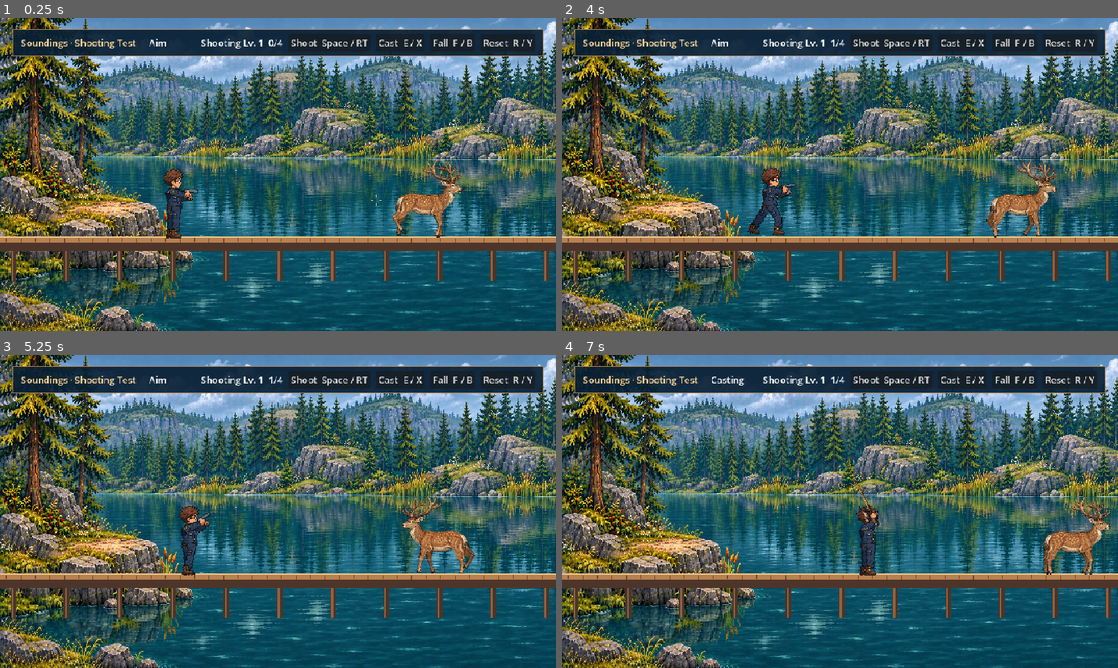
Above: before the commit, frames 1-4 (two rows, left to right).
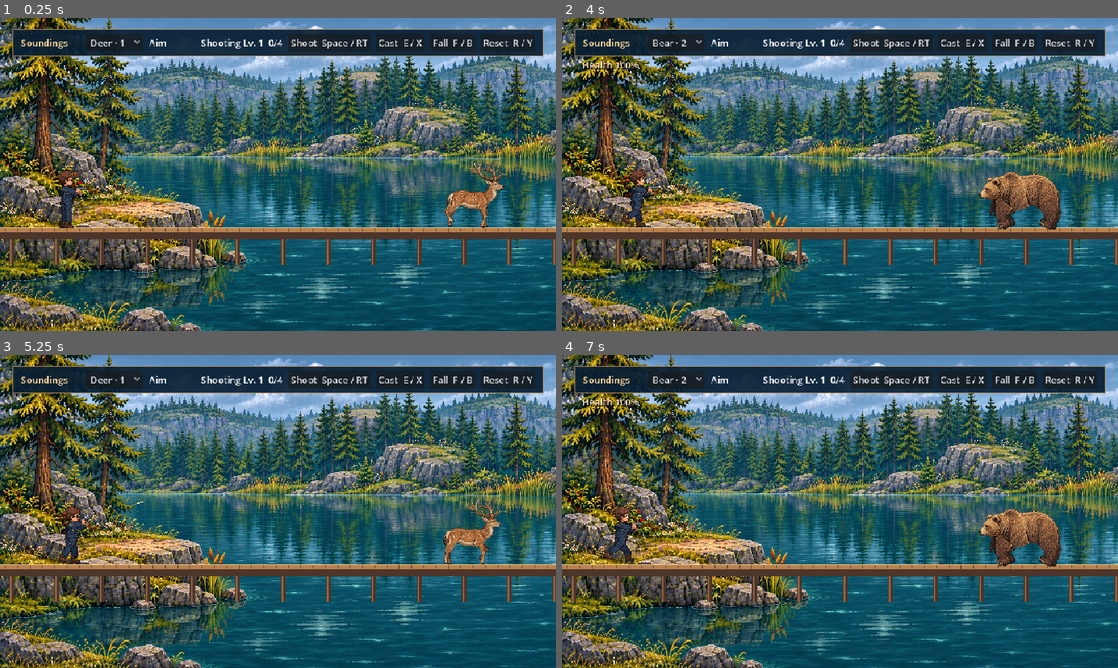
Above: after the commit, the same moments.

Repository: onurozdi/idlebattle
Game: Godot game, scene res://character_test.tscn
The game is run twice, just before and just after one commit, with the same random seed, the same clock (stepped at 60 frames per second) and the same inputs.
Inputs (mouse positions are in pixels of both pictures, inside the frame that each line leads up to):
- Up to frame 1 (0.25 s): no input
- Up to frame 2 (4 s): click "Shoot Space / RT" at 0.5 s; click "Cast E / X" at 1.25 s; click "Fall F / B" at 2 s; click "Reset R / Y" at 2.75 s; tap Enter at 3.5 s; move the mouse to (962, 158) at 3.52 s; hold Right from 3.53 s (still down); tap 1 at 3.6 s; click (962, 158) at 3.67 s; tap Space at 3.77 s; tap 2 at 3.8 s
- Up to frame 3 (5.25 s): move the mouse to (166, 527) at 4.27 s; release Right at 4.28 s; hold Left 4.28-5.03 s; tap 2 at 4.35 s; click (166, 527) at 4.42 s; tap Space at 4.52 s; tap 1 at 4.55, 5.1 s; move the mouse to (333, 442) at 5.02 s; hold Right from 5.03 s (still down); click (333, 442) at 5.17 s
- Up to frame 4 (7 s): tap 2 at 5.3, 5.85, 6.8 s; move the mouse to (812, 574) at 5.77 s; click (812, 574) at 5.92 s; tap Space at 6.02, 6.77 s; tap 1 at 6.05 s; move the mouse to (1006, 558) at 6.52 s; release Right at 6.53 s; hold Left from 6.53 s (still down); tap E at 6.6 s; click (1006, 558) at 6.67 s

The runs differ from the first frame. In frame 1, 64% of the frame differs, in the area x 0-100%, y 0-100%; in frame 2, 64%; in frame 3, 64%; in frame 4, 64%.

Commit message:
Add a bear encounter and twelve-metre deer alert range

Diff:
--- /dev/null
+++ b/godot/bear.gd
@@ -0,0 +1,176 @@
+extends "res://deer.gd"
+
+signal claw_hit(damage: int)
+
+const BEAR_SKIN := preload("res://bear_skin.gd")
+const SIGHT_RANGE := 12.0 * METRE
+const BODY_SHOT_DAMAGE := 2
+const HEAD_SHOT_DAMAGE := 50
+const CLAW_DAMAGE := 33
+const CHARGE_SPEED := 235.0
+const ATTACK_DISTANCE := 84.0
+const SWIPE_BEGIN := .52
+const SWIPE_END := .76
+const ATTACK_END := 1.34
+const UPPER_SOCKET := Vector2(-1.0, 32.0)
+const PAW_SOCKET := Vector2(3.0, 31.0)
+
+const FRONT_PROFILE := [
+	Vector4(-.34, 221, 339, 741), Vector4(0, 220, 339, 774),
+	Vector4(.25, 218, 336, 792), Vector4(.49, 216, 333, 812),
+	Vector4(.70, 218, 326, 829), Vector4(.86, 223, 320, 844),
+	Vector4(1.0, 227, 315, 857), Vector4(1.17, 228, 308, 868),
+	Vector4(1.39, 231, 305, 879), Vector4(1.61, 234, 320, 886),
+	Vector4(1.83, 235, 329, 895), Vector4(2.0, 239, 330, 904),
+]
+const REAR_PROFILE := [
+	Vector4(-.34, 61, 176, 740), Vector4(0, 60, 177, 773),
+	Vector4(.25, 62, 172, 794), Vector4(.49, 64, 165, 813),
+	Vector4(.70, 60, 154, 831), Vector4(.86, 57, 146, 845),
+	Vector4(1.0, 55, 137, 856), Vector4(1.17, 52, 130, 868),
+	Vector4(1.39, 55, 129, 879), Vector4(1.61, 56, 137, 887),
+	Vector4(1.83, 63, 141, 895), Vector4(2.0, 68, 144, 904),
+]
+
+var hunter_active := true
+var aggro := false
+var attack_time := -1.0
+var connected := false
+var previous_claw := Vector2.ZERO
+
+
+func _ready() -> void:
+	_part("body", Vector2(-5, -9), Vector2(111, 61), 13.0, 3)
+	_part("neck", Vector2(3, 0), Vector2(42, 41), 3.0, 3)
+	_part("head", Vector2(10, -1), Vector2(37, 25), 2.0, 4)
+	for leg in LEGS:
+		var near: bool = leg.begins_with("near")
+		var front: bool = leg.ends_with("front")
+		var layer := 2 if near else 1
+		_part(leg + "_upper", Vector2(0, 14), Vector2(20, 34), 1.8, layer, true)
+		_part(leg + "_lower", Vector2(1, 14), Vector2(15, 34), 1.1, layer, true)
+		var leg_skin := LEG_SKIN.new()
+		leg_skin.z_index = layer
+		leg_skin.configure_profile(FRONT_PROFILE if front else REAR_PROFILE, not near, BEAR_SKIN.BEAR_SCALE)
+		add_child(leg_skin)
+		leg_skins.append(leg_skin)
+	skin = BEAR_SKIN.new()
+	skin.z_index = 3
+	add_child(skin)
+	_make_health_meter()
+	reset_pose()
+
+
+func reset_pose() -> void:
+	aggro = false
+	hunter_active = true
+	attack_time = -1.0
+	connected = false
+	super.reset_pose()
+	facing = -1.0
+	_pose()
+	_update_skin()
+
+
+func _shot_damage(head_hit: bool) -> int:
+	return HEAD_SHOT_DAMAGE if head_hit else BODY_SHOT_DAMAGE
+
+
+func _foot_socket() -> Vector2:
+	return PAW_SOCKET
+
+
+func advance(delta: float, hunter_x: float) -> void:
+	if fallen:
+		super.advance(delta, hunter_x)
+		return
+	flinch = maxf(0.0, flinch - delta)
+	if pace:
+		_hunt(delta, hunter_x)
+	_pose()
+	if attack_time >= 0.0:
+		var claw: Vector2 = parts.near_front_lower.to_global(_flip(PAW_SOCKET))
+		if hunter_active and not connected and attack_time >= SWIPE_BEGIN and attack_time <= SWIPE_END:
+			# Swept distance to the character prevents missing fast paw contact between frames.
+			var center := Vector2(hunter_x, FEET_Y - 58.0)
+			var nearest := Geometry2D.get_closest_point_to_segment(center, previous_claw, claw)
+			if Rect2(center - Vector2(19, 39), Vector2(38, 78)).has_point(nearest):
+				connected = true
+				claw_hit.emit(CLAW_DAMAGE)
+		previous_claw = claw
+
+
+func _hunt(delta: float, hunter_x: float) -> void:
+	var separation := hunter_x - lane
+	var distance := absf(separation)
+	if hunter_active and distance <= SIGHT_RANGE and separation * facing >= 0.0:
+		aggro = true
+	if attack_time >= 0.0:
+		attack_time += delta
+		if attack_time >= ATTACK_END:
+			attack_time = -1.0
+		elif attack_time >= .43 and attack_time < SWIPE_END and separation * facing > 56.0:
+			lane = clampf(lane + facing * 64.0 * delta, RANGE_LEFT, RANGE_RIGHT)
+		return
+	var desired_speed := CHARGE_SPEED if aggro and hunter_active else 0.0
+	if desired_speed > 0.0:
+		facing = signf(separation) if distance > 1.0 else facing
+		var run_room := maxf(0.0, distance - ATTACK_DISTANCE + 1.0)
+		desired_speed = minf(desired_speed, sqrt(2.0 * BRAKING * run_room))
+		if distance <= ATTACK_DISTANCE:
+			speed = 0.0
+			attack_time = 0.0
+			connected = false
+			previous_claw = parts.near_front_lower.to_global(_flip(PAW_SOCKET))
+			return
+	speed = move_toward(speed, desired_speed, ACCELERATION * delta)
+	var next := clampf(lane + facing * speed * delta, RANGE_LEFT, RANGE_RIGHT)
+	step = fposmod(step + absf(next - lane) / lerpf(51.0, 122.0, smoothstep(40.0, CHARGE_SPEED, speed)), 1.0)
+	lane = next
+
+
+func _pose() -> void:
+	var running := smoothstep(0.0, CHARGE_SPEED, speed)
+	var stand := smoothstep(0.0, .39, attack_time) * (1.0 - smoothstep(.86, ATTACK_END, attack_time))
+	var swipe := smoothstep(.44, .71, attack_time)
+	var pitch := lerpf(sin(step * TAU) * .095 * running, -1.16, stand)
+	var root := Vector2(lane - facing * 7.0 * stand, FEET_Y - 70.0 - 29.0 * stand - 6.0 * running * absf(sin(step * TAU)))
+	root += hit_direction * sin(PI * flinch / FLINCH_TIME) * 3.4
+	health_meter.position = (root + Vector2(-43, -100 - stand * 19.0)).round()
+	var chest := root + _flip(((BEAR_SKIN.SOURCE_NECK - BEAR_SKIN.SOURCE_BODY) * BEAR_SKIN.BEAR_SCALE).rotated(pitch))
+	var neck_angle := pitch * .78
+	var skull := chest + _flip(((BEAR_SKIN.SOURCE_HEAD - BEAR_SKIN.SOURCE_NECK) * BEAR_SKIN.BEAR_SCALE).rotated(neck_angle))
+	_animate_part("body", root, pitch)
+	_animate_part("neck", chest, neck_angle)
+	_animate_part("head", skull, pitch * .24)
+	for i in LEGS.size():
+		var leg: String = LEGS[i]
+		var front := leg.ends_with("front")
+		var far := leg.begins_with("far")
+		var mount := Vector2((37.0 if front else -47.0) + (-4.0 if far else 3.0), 12.0).rotated(pitch)
+		var shoulder := root + _flip(mount)
+		var cycle := fposmod(step - WALK_CONTACT[i], 1.0)
+		var stride := hoof_cycle(cycle, .50, 110.0, 27.0) * running
+		var foot := Vector2((39.0 if front else -45.0) + (-6.0 if far else 3.0) + stride.x, FEET_Y + stride.y - shoulder.y)
+		var goal := foot - Vector2(mount.x, 0.0)
+		if front:
+			var reach := Vector2(23.0, -33.0).lerp(Vector2(65.0, 43.0), swipe)
+			if far:
+				reach *= Vector2(.68, .65)
+			goal = goal.lerp(reach, stand)
+		else:
+			goal.x = lerpf(goal.x, -24.0 - mount.x, stand)
+		_pose_paw(leg, shoulder, goal, front)
+
+
+func _pose_paw(leg: String, shoulder: Vector2, goal: Vector2, front: bool) -> void:
+	var upper_length := UPPER_SOCKET.length()
+	var lower_length := PAW_SOCKET.length()
+	var length := clampf(goal.length(), 3.0, upper_length + lower_length - .2)
+	var bend := acos(clampf((upper_length * upper_length + length * length - lower_length * lower_length) /
+		(2.0 * upper_length * length), -1.0, 1.0))
+	var upper_angle := goal.angle() - UPPER_SOCKET.angle() + (-bend if front else bend)
+	var elbow := UPPER_SOCKET.rotated(upper_angle)
+	var lower_angle := (goal.normalized() * length - elbow).angle() - PAW_SOCKET.angle()
+	_animate_part(leg + "_upper", shoulder, upper_angle)
+	_animate_part(leg + "_lower", shoulder + _flip(elbow), lower_angle)
--- /dev/null
+++ b/godot/bear_skin.gd
@@ -0,0 +1,26 @@
+extends "res://deer_skin.gd"
+
+const SOURCE_BODY := Vector2(246, 741)
+const SOURCE_NECK := Vector2(350, 734)
+const SOURCE_HEAD := Vector2(399, 730)
+const BEAR_SCALE := .40
+
+const BEAR_BELLY := [
+	Vector2(54, 811), Vector2(77, 815), Vector2(101, 828), Vector2(126, 832),
+	Vector2(152, 830), Vector2(177, 816), Vector2(200, 805), Vector2(224, 808),
+	Vector2(247, 820), Vector2(273, 826), Vector2(298, 822), Vector2(323, 804),
+	Vector2(348, 787), Vector2(373, 779), Vector2(399, 778), Vector2(425, 775),
+	Vector2(451, 768), Vector2(486, 765),
+]
+
+
+func _ready() -> void:
+	bind_body = SOURCE_BODY
+	bind_neck = SOURCE_NECK
+	bind_head = SOURCE_HEAD
+	scale_factor = BEAR_SCALE
+	_build(BEAR_BELLY, 626.0)
+
+
+func _skin_weights(pixel: Vector2) -> Vector2:
+	return Vector2(smoothstep(303.0, 385.0, pixel.x), smoothstep(355.0, 438.0, pixel.x))
--- a/godot/character.gd
+++ b/godot/character.gd
@@ -39,7 +39,9 @@
 var fallen := false
 var cast_time := -1.0
 var walk_time := 0.0
-var anchor_x := 300.0
+const START_X := 135.0
+const STAGE_RIGHT := 1407.0
+var anchor_x := START_X
 var move_speed := 0.0
 var cast_has_line := false
 var cast_landing := Vector2.ZERO
@@ -155,7 +157,7 @@
 		elif absf(aim.x - anchor_x) > 14.0 and not cast_has_line:
 			facing = signf(aim.x - anchor_x)
 		move_speed = move_toward(move_speed, movement * 155.0, delta * 930)
-		anchor_x = clampf(anchor_x + move_speed * delta, 32, 925)
+		anchor_x = clampf(anchor_x + move_speed * delta, 32, STAGE_RIGHT)
 	else:
 		move_speed = 0.0
 		cast_time += delta
@@ -236,7 +238,7 @@
 	rod.scale.x = .245 * facing
 	tip = rod.to_global(Vector2(428, -58)) - global_position
 	if cast_time >= .49 and not cast_has_line:
-		cast_landing = Vector2(clampf(anchor_x + facing * 260, 24, 936), 467)
+		cast_landing = Vector2(clampf(anchor_x + facing * 260, 24, STAGE_RIGHT + 10), 467)
 		cast_has_line = true
 	if cast_has_line and cast_time >= 0.0:
 		var flight := clampf((cast_time - .49) / (CAST_LENGTH - .49), 0.0, 1.0)
@@ -322,7 +324,7 @@
 	fallen = false
 	cast_time = -1.0
 	cast_has_line = false
-	anchor_x = 300
+	anchor_x = START_X
 	move_speed = 0
 	recoil = 0.0
 	last_pose.clear()
--- a/godot/character_test.gd
+++ b/godot/character_test.gd
@@ -2,22 +2,32 @@
 
 const CHARACTER := preload("res://character.gd")
 const DEER := preload("res://deer.gd")
+const BEAR := preload("res://bear.gd")
 const SHOT_RANGE := preload("res://shot_range.gd")
 const LAKE := preload("res://assets/lake.webp")
 const DECK_Y := 378.0
 const HITS_PER_LEVEL := 4
+const STAGE_WIDTH := 1440.0
+const VIEW_ZOOM := .85
+const HALF_VIEW := 480.0 / VIEW_ZOOM
 
 var actor: Node2D
-var deer: Node2D
+var animal: Node2D
 var shot_range: Node2D
+var camera: Camera2D
+var target_picker: OptionButton
+var player_health_label: Label
+var bear_selected := false
+var player_health := 100
+var mouse_aim := false
 var pad_buttons: Dictionary = {}
 var aim_point := Vector2(650, 315)
 var fire_pending := false
 var shot_cooldown := 0.0
 var deck_blocks := [
-	Rect2(0, DECK_Y, 960, 162),
+	Rect2(0, DECK_Y, STAGE_WIDTH, 162),
 	Rect2(-20, 205, 20, 260),
-	Rect2(960, 205, 20, 260),
+	Rect2(STAGE_WIDTH, 205, 20, 260),
 ]
 var status: Label
 var skill_status: Label
@@ -37,18 +47,23 @@
 
 	actor = CHARACTER.new()
 	add_child(actor)
-	deer = DEER.new()
-	add_child(deer)
+	camera = Camera2D.new()
+	camera.zoom = Vector2.ONE * VIEW_ZOOM
+	camera.position = Vector2(HALF_VIEW, 270.0)
+	add_child(camera)
 	shot_range = SHOT_RANGE.new()
 	shot_range.z_index = 15
 	add_child(shot_range)
 	shot_range.live_target_hit.connect(_train_shooting)
 	_make_controls()
+	_select_target(0)
 	if "--self-test" in OS.get_cmdline_user_args():
 		_self_test.call_deferred()
 
 
 func _physics_process(delta: float) -> void:
+	if mouse_aim:
+		aim_point = get_global_mouse_position()
 	var movement := float(Input.is_physical_key_pressed(KEY_RIGHT) or Input.is_physical_key_pressed(KEY_D))
 	movement -= float(Input.is_physical_key_pressed(KEY_LEFT) or Input.is_physical_key_pressed(KEY_A))
 	for pad: int in Input.get_connected_joypads():
@@ -57,6 +72,7 @@
 			movement = axis
 		var look := Vector2(Input.get_joy_axis(pad, JOY_AXIS_RIGHT_X), Input.get_joy_axis(pad, JOY_AXIS_RIGHT_Y))
 		if look.length() > .26:
+			mouse_aim = false
 			aim_point = actor.parts.torso.position + look.normalized() * 340
 		for control in [JOY_BUTTON_X, JOY_BUTTON_B, JOY_BUTTON_Y]:
 			var key := Vector2i(pad, control)
@@ -71,21 +87,34 @@
 		pad_buttons[trigger] = firing
 	actor.aim = aim_point
 	actor.advance(delta, movement)
-	deer.advance(delta, actor.anchor_x)
+	camera.position.x = move_toward(camera.position.x,
+		clampf(actor.anchor_x + 180.0, HALF_VIEW, STAGE_WIDTH - HALF_VIEW), delta * 335.0)
+	if bear_selected:
+		animal.hunter_active = not actor.fallen
+	animal.advance(delta, actor.anchor_x)
 	shot_cooldown = maxf(0.0, shot_cooldown - delta)
 	if fire_pending:
 		fire_pending = false
 		if not actor.fallen and actor.cast_time < 0.0 and shot_cooldown <= 0.0:
 			_fire()
 	shot_range.advance(delta)
-	status.text = "Ragdoll" if actor.fallen else ("Casting" if actor.cast_time >= 0.0 else ("Deer down" if deer.fallen else "Aim"))
+	if actor.fallen:
+		status.text = "Player down" if player_health == 0 else "Ragdoll"
+	elif animal.fallen:
+		status.text = "Bear down" if bear_selected else "Deer down"
+	elif bear_selected and animal.aggro:
+		status.text = "Claw swipe" if animal.attack_time >= 0.0 else "Charging"
+	else:
+		status.text = "Casting" if actor.cast_time >= 0.0 else "Aim"
 	queue_redraw()
 
 
 func _unhandled_input(event: InputEvent) -> void:
 	if event is InputEventMouseMotion:
+		mouse_aim = true
 		aim_point = get_global_mouse_position()
 	if event is InputEventMouseButton and event.button_index == MOUSE_BUTTON_LEFT and event.pressed:
+		mouse_aim = true
 		aim_point = get_global_mouse_position()
 		_command("fire")
 	if event is InputEventKey and event.pressed and not event.echo:
@@ -94,6 +123,8 @@
 			KEY_F: _command("fall")
 			KEY_R: _command("reset")
 			KEY_SPACE: _command("fire")
+			KEY_1: _select_target(0)
+			KEY_2: _select_target(1)
 
 
 func _command(command: String) -> void:
@@ -105,10 +136,42 @@
 			fire_pending = true
 		"reset":
 			actor.reset_pose()
-			deer.reset_pose()
+			animal.reset_pose()
+			camera.position.x = HALF_VIEW
+			player_health = 100
+			_update_player_health()
+			mouse_aim = false
+			aim_point = animal.parts.body.global_position
 			shot_range.clear()
 			fire_pending = false
 			shot_cooldown = 0.0
+
+
+func _select_target(index: int) -> void:
+	if is_instance_valid(animal):
+		remove_child(animal)
+		animal.queue_free()
+	bear_selected = index == 1
+	target_picker.select(index)
+	animal = BEAR.new() if bear_selected else DEER.new()
+	add_child(animal)
+	if bear_selected:
+		animal.claw_hit.connect(_take_claw_damage)
+	_command("reset")
+
+
+func _take_claw_damage(damage: int) -> void:
+	if actor.fallen:
+		return
+	player_health = maxi(0, player_health - damage)
+	_update_player_health()
+	if player_health == 0:
+		actor.fall()
+
+
+func _update_player_health() -> void:
+	player_health_label.text = "Health %d%%" % player_health
+	player_health_label.visible = bear_selected
 
 
 func _fire() -> void:
@@ -158,10 +221,16 @@
 	row.add_theme_constant_override("separation", 10)
 	bar.add_child(row)
 	var title := Label.new()
-	title.text = "Soundings · Shooting Test"
+	title.text = "Soundings"
 	title.add_theme_color_override("font_color", Color("#ffd698"))
 	title.size_flags_horizontal = Control.SIZE_EXPAND_FILL
 	row.add_child(title)
+	target_picker = OptionButton.new()
+	target_picker.add_item("Deer · 1", 0)
+	target_picker.add_item("Bear · 2", 1)
+	target_picker.focus_mode = Control.FOCUS_NONE
+	target_picker.item_selected.connect(_select_target)
+	row.add_child(target_picker)
 	status = Label.new()
 	status.custom_minimum_size.x = 80
 	row.add_child(status)
@@ -169,6 +238,13 @@
 	skill_status.custom_minimum_size.x = 109
 	row.add_child(skill_status)
 	_update_skill_status()
+	player_health_label = Label.new()
+	player_health_label.position = Vector2(35, 69)
+	player_health_label.add_theme_color_override("font_color", Color("#ffe3b9"))
+	player_health_label.add_theme_color_override("font_shadow_color", Color("#10141b"))
+	player_health_label.add_theme_constant_override("shadow_offset_x", 1)
+	player_health_label.add_theme_constant_override("shadow_offset_y", 2)
+	layer.add_child(player_health_label)
 	for option in [["Shoot  Space / RT", "fire"], ["Cast  E / X", "cast"], ["Fall  F / B", "fall"], ["Reset  R / Y", "reset"]]:
 		var button := Button.new()
 		button.text = option[0]
@@ -178,15 +254,15 @@
 
 
 func _draw() -> void:
-	draw_texture_rect(LAKE, Rect2(0, 0, 960, 540), false)
+	draw_texture_rect(LAKE, Rect2(0, -51, STAGE_WIDTH, 642), false)
 	var deck: Rect2 = deck_blocks[0]
-	for x in range(18, 960, 92):
+	for x in range(18, int(STAGE_WIDTH), 92):
 		draw_rect(Rect2(x, DECK_Y, 10, 76), Color("#4b3429"))
 		draw_rect(Rect2(x + 2, DECK_Y, 3, 75), Color("#8e6242"))
 	draw_rect(Rect2(deck.position, Vector2(deck.size.x, 24)), Color("#4e352a"))
 	draw_rect(Rect2(deck.position, Vector2(deck.size.x, 10)), Color("#b8814f"))
 	draw_line(deck.position, deck.position + Vector2(deck.size.x, 0), Color("#eac78b"), 2)
-	for x in range(11, 958, 25):
+	for x in range(11, int(STAGE_WIDTH) - 2, 25):
 		draw_line(Vector2(x, DECK_Y + 2), Vector2(x, DECK_Y + 9), Color("#6e492f"))
 	if actor != null and not actor.fallen and actor.weapon.visible:
 		var at := aim_point.round()
@@ -197,6 +273,7 @@
 
 
 func _self_test() -> void:
+	var deer := animal
 	var ticks := Engine.physics_ticks_per_second / 60
 	actor.cast()
 	for step in 20 * ticks:
@@ -344,29 +421,34 @@
 		push_error("Only the oldest entry mark should be dropped when the limit is exceeded.")
 		get_tree().quit(1)
 		return
-	if not _check_deer_leg_skins():
+	if not _check_deer_leg_skins(deer):
 		push_error("A folded leg has a break at the joint.")
 		get_tree().quit(1)
 		return
-	var gait_error := _check_deer_gait()
+	var gait_error := _check_deer_gait(deer)
 	if not gait_error.is_empty():
 		push_error(gait_error)
 		get_tree().quit(1)
 		return
-	if not _check_deer_leg_skins():
+	if not _check_deer_leg_skins(deer):
 		push_error("A running leg has a break at the joint.")
 		get_tree().quit(1)
 		return
-	print("Shooting test passed: damage, skill, 32 marks, gravity collapse, six-metre alert, hit-triggered escape and hoof contact.")
+	var bear_error := await _check_bear()
+	if not bear_error.is_empty():
+		push_error(bear_error)
+		get_tree().quit(1)
+		return
+	print("Shooting test passed: deer 12 m alert, bear detection, 50 body hits, 2 head hits and 33% per claw swipe.")
 	get_tree().quit()
 
 
-func _check_deer_gait() -> String:
+func _check_deer_gait(deer: Node2D) -> String:
 	var dt := 1.0 / Engine.physics_ticks_per_second
 	deer.reset_pose()
 	deer.advance(dt, deer.lane - DEER.ALERT_DISTANCE - .5)
 	if deer.alarm > 0.0:
-		return "The deer ran from a player outside the six-metre radius."
+		return "The deer ran from a player outside the twelve-metre radius."
 	deer.reset_pose()
 	var observer: float = deer.lane - DEER.ALERT_DISTANCE + .5
 	for tick in Engine.physics_ticks_per_second / 2:
@@ -390,7 +472,7 @@
 	return ""
 
 
-func _check_deer_leg_skins() -> bool:
+func _check_deer_leg_skins(deer: Node2D) -> bool:
 	deer._update_skin()
 	var row := DEER.LEG_SKIN.KNEE_ROW
 	for i in DEER.LEGS.size():
@@ -408,3 +490,58 @@
 		if center.distance_to(deer.to_local(knee.global_position)) > .01:
 			return false
 	return true
+
+
+func _check_bear() -> String:
+	var dt := 1.0 / Engine.physics_ticks_per_second
+	_select_target(1)
+	var bear := animal
+	bear.advance(dt, bear.lane - BEAR.SIGHT_RANGE - 1.0)
+	bear.advance(dt, bear.lane + 100.0)
+	if bear.aggro:
+		return "The bear saw the player outside its sight range or behind it."
+	bear.advance(dt, bear.lane - BEAR.SIGHT_RANGE + .5)
+	if not bear.aggro or bear.speed <= 0.0:
+		return "The bear did not chase a visible player within twelve metres."
+	bear.pace = false
+	var torso: RigidBody2D = bear.parts.body
+	for hit in range(1, 50):
+		bear.receive_shot(torso, torso.global_position, Vector2.LEFT)
+		if bear.health != 100 - hit * 2 or bear.fallen:
+			return "Bear body-hit damage is incorrect after hit %s." % hit
+	shot_range.shoot(torso.global_position + Vector2(170, -8), Vector2.LEFT)
+	for frame in 16:
+		await get_tree().process_frame
+	if not bear.fallen or bear.health != 0 or bear.marks.size() != 32:
+		return "The fiftieth body shot must kill the bear without exceeding 32 marks."
+	_command("reset")
+	bear.pace = false
+	for head_hit in range(1, 3):
+		var head: Node2D = bear.parts.head.get_node("HurtShape")
+		shot_range.shoot(head.global_position - Vector2(135, 0), Vector2.RIGHT)
+		for frame in 12:
+			await get_tree().process_frame
+		if bear.health != 100 - head_hit * 50 or bear.fallen != (head_hit == 2):
+			return "Bear head hits must remove 50 percent of maximum health."
+	_command("reset")
+	bear.pace = true
+	actor.anchor_x = bear.lane - 82.0
+	for frame in 26:
+		await get_tree().process_frame
+	actor.anchor_x = bear.lane - 190.0
+	for frame in 24:
+		await get_tree().process_frame
+	if player_health != 100:
+		return "The bear hit the player outside its claw reach."
+	_command("reset")
+	actor.anchor_x = bear.lane - 82.0
+	var health_samples: Array[int] = []
+	var last := player_health
+	for frame in 320:
+		await get_tree().process_frame
+		if player_health != last:
+			health_samples.append(player_health)
+			last = player_health
+	if health_samples != [67, 34, 1, 0] or not actor.fallen:
+		return "Each connected claw swipe must remove 33 percent once."
+	return ""
--- a/godot/deer.gd
+++ b/godot/deer.gd
@@ -19,17 +19,17 @@
 const UPPER_LENGTH := 24.0
 const HOOF_SOCKET := Vector2(2.0, 24.0)
 const METRE := 64.0
-const ALERT_DISTANCE := 6.0 * METRE
-const SPAWN_X := 715.0
+const ALERT_DISTANCE := 12.0 * METRE
+const SPAWN_X := 940.0
 const WALK_SPEED := 60.0
 const RUN_SPEED := 215.0
 const ACCELERATION := 430.0
 const BRAKING := 560.0
 const ALERT_TIME := 4.0
-const PATROL_LEFT := 580.0
-const PATROL_RIGHT := 805.0
+const PATROL_LEFT := 780.0
+const PATROL_RIGHT := 1150.0
 const RANGE_LEFT := 86.0
-const RANGE_RIGHT := 874.0
+const RANGE_RIGHT := 1350.0
 const MAX_HEALTH := 100
 const BODY_DAMAGE := 10
 const MAX_MARKS := 32
@@ -193,7 +193,11 @@
 		var thigh: Node2D = parts[leg + "_upper"].get_node("Art")
 		var shin: Node2D = parts[leg + "_lower"].get_node("Art")
 		leg_skins[i].follow(to_local(thigh.global_position), to_local(shin.global_position),
-			to_local(shin.to_global(_flip(HOOF_SOCKET))), torso_pose.y.normalized(), facing)
+			to_local(shin.to_global(_flip(_foot_socket()))), torso_pose.y.normalized(), facing)
+
+
+func _foot_socket() -> Vector2:
+	return HOOF_SOCKET
 
 
 func _pose() -> void:
@@ -276,7 +280,7 @@
 	if fallen:
 		return false
 
-	health = 0 if body == parts.head else maxi(0, health - BODY_DAMAGE)
+	health = maxi(0, health - _shot_damage(body == parts.head))
 	health_meter.value = health
 	health_meter.visible = health > 0
 	if health > 0:
@@ -286,6 +290,10 @@
 	else:
 		_start_fall()
 	return true
+
+
+func _shot_damage(head_hit: bool) -> int:
+	return MAX_HEALTH if head_hit else BODY_DAMAGE
 
 
 func _start_fall() -> void:
--- a/godot/deer_leg_skin.gd
+++ b/godot/deer_leg_skin.gd
@@ -37,10 +37,16 @@
 
 var section_rows: Array
 var vertices := PackedVector2Array()
+var scale_factor := PIXEL_SCALE
 
 
 func configure(is_front: bool, is_far: bool) -> void:
-	section_rows = FORE if is_front else HIND
+	configure_profile(FORE if is_front else HIND, is_far, PIXEL_SCALE)
+
+
+func configure_profile(profile: Array, is_far: bool, draw_scale: float) -> void:
+	section_rows = profile
+	scale_factor = draw_scale
 	texture = TEXTURE
 	texture_filter = CanvasItem.TEXTURE_FILTER_NEAREST
 	if is_far:
@@ -77,7 +83,7 @@
 			center = hip + body_down * (along * thigh.length())
 		tangent = lerp_angle(body_down.angle(), tangent, hip_overlap)
 		var crease := (1.0 - smoothstep(0.0, .36, absf(along - 1.0))) * smoothstep(1.1, 2.4, bend)
-		var width := (row.z - row.y) * PIXEL_SCALE * .5 * (1.0 - .29 * crease) * lerpf(.72, 1.0, hip_overlap)
+		var width := (row.z - row.y) * scale_factor * .5 * (1.0 - .29 * crease) * lerpf(.72, 1.0, hip_overlap)
 		var across := Vector2.from_angle(tangent - PI * .5) * width * facing
 		vertices[2 * i] = center - across
 		vertices[2 * i + 1] = center + across
--- a/godot/deer_skin.gd
+++ b/godot/deer_skin.gd
@@ -19,18 +19,26 @@
 var coordinates := PackedVector2Array()
 var weights := PackedVector2Array()
 var vertices := PackedVector2Array()
+var bind_body := BODY
+var bind_neck := NECK
+var bind_head := HEAD
+var scale_factor := DRAW_SCALE
 
 
 func _ready() -> void:
+	_build(BELLY, 38.0)
+
+
+func _build(profile: Array, top: float) -> void:
 	texture = TEXTURE
 	texture_filter = CanvasItem.TEXTURE_FILTER_NEAREST
 	var faces: Array[PackedInt32Array] = []
-	for column in BELLY.size():
-		var edge: Vector2 = BELLY[column]
+	for column in profile.size():
+		var edge: Vector2 = profile[column]
 		for row in ROWS:
-			var pixel := Vector2(edge.x, lerpf(38.0, edge.y, float(row) / (ROWS - 1)))
+			var pixel := Vector2(edge.x, lerpf(top, edge.y, float(row) / (ROWS - 1)))
 			coordinates.append(pixel)
-			weights.append(Vector2(smoothstep(807.0, 877.0, pixel.x), 1.0 - smoothstep(184.0, 233.0, pixel.y)))
+			weights.append(_skin_weights(pixel))
 			if column > 0 and row > 0:
 				var i := coordinates.size() - 1
 				faces.append(PackedInt32Array([i - ROWS - 1, i - 1, i, i - ROWS]))
@@ -39,12 +47,16 @@
 	polygons = faces
 
 
+func _skin_weights(pixel: Vector2) -> Vector2:
+	return Vector2(smoothstep(807.0, 877.0, pixel.x), 1.0 - smoothstep(184.0, 233.0, pixel.y))
+
+
 func follow(body: Transform2D, neck: Transform2D, head: Transform2D, facing: float) -> void:
 	var mirror := Vector2(facing, 1)
 	for i in coordinates.size():
 		var pixel := coordinates[i]
-		var trunk_point := body * ((pixel - BODY) * DRAW_SCALE * mirror)
-		var neck_point := neck * ((pixel - NECK) * DRAW_SCALE * mirror)
-		var head_point := head * ((pixel - HEAD) * DRAW_SCALE * mirror)
+		var trunk_point := body * ((pixel - bind_body) * scale_factor * mirror)
+		var neck_point := neck * ((pixel - bind_neck) * scale_factor * mirror)
+		var head_point := head * ((pixel - bind_head) * scale_factor * mirror)
 		vertices[i] = trunk_point.lerp(neck_point, weights[i].x).lerp(head_point, weights[i].y)
 	polygon = vertices
Not shown, added: godot/bear.gd.uid
Not shown, added: godot/bear_skin.gd.uid
Not shown, removed: docs/character-test/shooting-v7.pck
Not shown, added: docs/character-test/shooting-v8.pck
